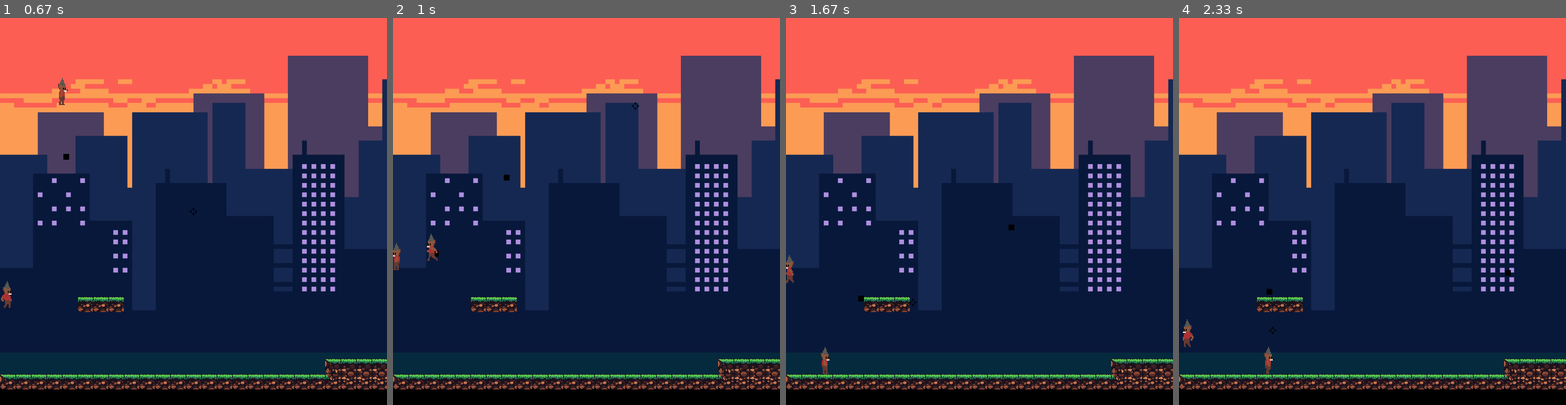
Above: before the commit, frames 1-4 (left to right).
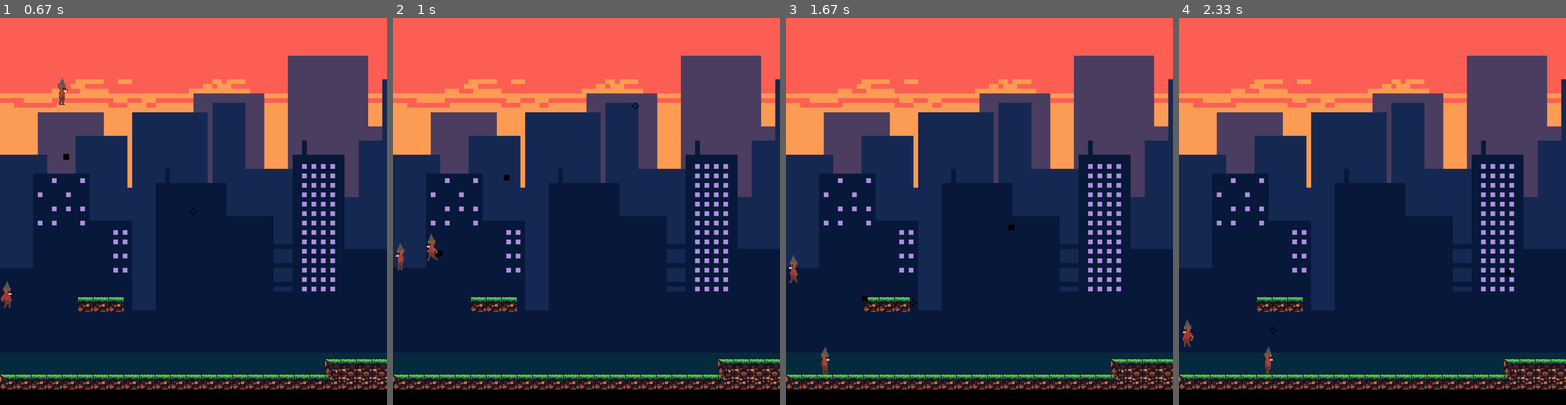
Above: after the commit, the same moments.

Repository: manucouto1/PyGame_5Gatos
Game: pygame game, started from src/main.py
Two runs of this game, one before a commit and one after it. Both use one fixed random seed, a clock stepped at 60 frames per second and the inputs below.
Inputs (mouse positions are in pixels of both pictures, inside the frame that each line leads up to):
- Up to frame 1 (0.67 s): click (193, 211) at 0.4 s
- Up to frame 2 (1 s): hold Space from 0.67 s (still down); hold Left from 0.67 s (still down); click (636, 107) at 0.77 s
- Up to frame 3 (1.67 s): release Space at 1.2 s; release Left at 1.2 s; hold A from 1.23 s (still down); move the mouse to (913, 304) at 1.27 s; tap Space at 1.3, 1.6 s; click (913, 304) at 1.33 s
- Up to frame 4 (2.33 s): release A at 1.77 s; hold Left 1.8-2.2 s; tap Space at 1.87, 2.3 s; click (1387, 257) at 1.9 s; hold W from 2.23 s (still down); move the mouse to (1271, 331) at 2.27 s

Frame 1 is identical in both runs. In frame 2, 0.2% of the frame differs, in the area x 0-13%, y 58-66%; in frame 3, 0.2%, in the area x 0-22%, y 61-74%; in frame 4, less than 0.1%.

Commit message:
Refactorizado para añadir director de escenas, toda la logica de dibujado y gestión de eventos se mueve adentro de Level

Diff:
--- a/src/game/game_control.py
+++ b/src/game/game_control.py
@@ -1,70 +1,61 @@
-import sys
 import pygame as pg
-import src.utils.assets as assets
-from levels.testLevel import TestLevel
 
-from src.game.level import Level
-
-SCREEN_WIDTH = 800
-SCREEN_HEIGHT = 800
-
-white = (255, 255, 255)
-
-SCREEN_SIZE = pg.Rect((0, 0, SCREEN_WIDTH, SCREEN_HEIGHT))
 FPS = 20
 
 
-class GameControl:
+class Director:
+    _instance = None
+
     def __init__(self):
         pg.init()
         pg.mouse.set_visible(False)
-        pg.display.set_caption("tutorial pygame parte 2")
+        pg.display.set_caption('5Gatos')
 
-        self.screen = pg.display.set_mode((SCREEN_WIDTH, SCREEN_HEIGHT))
-        self.current_level = 0
-        # TODO cargar levels desde json
-        self.levels = [TestLevel(), TestLevel()]
+        self.scenes = []
+        self.exit = False
+        self.clock = pg.time.Clock()
 
-    def control(self):
-        level = self.levels[self.current_level]
-        player = level.player
-        camera = level.camera
+    def __new__(cls):
+        if Director._instance is None:
+            Director._instance = object.__new__(cls)
 
-        self.screen.blit(self.levels[self.current_level].bg, (0, 0))
+        return Director._instance
 
-        for event in pg.event.get():
-            if event.type == pg.QUIT:
-                pg.quit()
-                sys.exit()
-            if event.type == pg.KEYDOWN:
-                # conditions for double jumping
-                if event.key in [pg.K_UP, pg.K_w, pg.K_SPACE]:
-                    player.jump()
-            if event.type == pg.MOUSEBUTTONDOWN:
-                # mouse shutting
-                if len(level.bullets) < 5:
-                    # look to shoot direction
-                    bullet = player.shoot(camera)
-                    level.bullets.add(bullet)
+    def exit_scene(self):
+        self.exit = True
+        if len(self.scenes) > 0:
+            self.scenes.pop()
 
-        pressed = pg.key.get_pressed()
+    def exit_program(self):
+        self.scenes = []
+        self.exit = True
 
-        if pressed[pg.K_LEFT] or pressed[pg.K_a]:
-            player.move_left()
-        if pressed[pg.K_RIGHT] or pressed[pg.K_d]:
-            player.move_right()
+    def change_scene(self, scene):
+        self.exit_scene()
+        self.scenes.append(scene)
 
-        screen_rect = self.screen.get_rect()
-        screen_rect[2] += level.map_width * level.tile_size - SCREEN_WIDTH
-        player.rect.clamp_ip(screen_rect)
+    def stack_scene(self, scene):
+        self.exit = True
+        self.scenes.append(scene)
 
-    def init_level(self):
-        self.levels[self.current_level].load_player(SCREEN_SIZE)
-        self.levels[self.current_level].load_platforms()
-        self.levels[self.current_level].load_enemies()
+    def run(self):
+        while len(self.scenes) > 0:
+            scene = self.scenes[len(self.scenes) - 1]
+            self.loop(scene)
 
-    def update(self):
-        self.levels[self.current_level].update()
+    def loop(self, scene):
+        self.exit = False
 
-    def draw(self):
-        self.levels[self.current_level].draw(self.screen)
+        pg.event.clear()
+
+        while not self.exit:
+            scene.events(pg.event.get())
+
+            scene.update()
+
+            scene.draw()
+
+            pg.display.update()
+            self.clock.tick(FPS)
+
+            # pg.display.flip()
--- a/src/game/level.py
+++ b/src/game/level.py
@@ -1,5 +1,6 @@
 import json
-import os
+import sys
+
 import src.utils.assets as assets
 import pygame as pg
 
@@ -17,6 +18,10 @@
         with open(config_path) as f:
             config = json.load(f)
             if config is not None:
+                self.bg = None
+                self.screen_size = (800, 800)
+                self.screen_rect = pg.Rect((0, 0, 800, 800))
+                self.screen = pg.display.set_mode(self.screen_size)
                 self.level_name = level_name
                 self.tile_size = config["tile_size"]
                 self.map_width = config["map_width"]
@@ -31,10 +36,13 @@
                 self.bullets = None
             else:
                 raise ValueError("Problems with level config file")
+        self.load_player()
+        self.load_enemies()
+        self.load_platforms()
 
-    def load_player(self, screen_size):
+    def load_player(self):
         self.player = Player(32, 64, 16, 8)
-        self.camera = Camera(self.player, pg.Rect(0, 0, self.map_width * 32, self.map_height * 32), screen_size)
+        self.camera = Camera(self.player, pg.Rect(0, 0, self.map_width * 32, self.map_height * 32), self.screen_rect)
         self.bullets = CustomGroup(self.camera.cam)
 
     def load_platforms(self):
@@ -47,6 +55,29 @@
         # todo Cargar enemigos desde json
         self.enemies = CustomGroup(self.camera.cam)
         Enemy(32, 64, 16, 8, self.enemies)
+
+    def events(self, events):
+        for event in events:
+            if event.type == pg.QUIT:
+                pg.quit()
+                sys.exit()
+            if event.type == pg.KEYDOWN:
+                # conditions for double jumping
+                if event.key in [pg.K_UP, pg.K_w, pg.K_SPACE]:
+                    self.player.jump()
+            if event.type == pg.MOUSEBUTTONDOWN:
+                # mouse shutting
+                if len(self.bullets) < 5:
+                    # look to shoot direction
+                    bullet = self.player.shoot(self.camera)
+                    self.bullets.add(bullet)
+
+        pressed = pg.key.get_pressed()
+
+        if pressed[pg.K_LEFT] or pressed[pg.K_a]:
+            self.player.move_left()
+        if pressed[pg.K_RIGHT] or pressed[pg.K_d]:
+            self.player.move_right()
 
     def update(self):
         pg.sprite.groupcollide(self.bullets, self.platforms, True, False)
@@ -63,9 +94,13 @@
         self.camera.update(self.platforms)
         self.cursor.update(pg.mouse.get_pos())
 
-    def draw(self, screen):
-        self.camera.draw(screen)
-        self.cursor.draw(screen)
-        self.platforms.draw(screen)
-        self.bullets.draw(screen)
-        self.enemies.draw(screen)
+    def draw(self):
+        self.screen.blit(self.bg, (0, 0))
+        screen_rect = self.screen.get_rect()
+        screen_rect[2] += self.map_width * self.tile_size - self.screen_size[0]
+        self.player.rect.clamp_ip(screen_rect)
+        self.camera.draw(self.screen)
+        self.cursor.draw(self.screen)
+        self.platforms.draw(self.screen)
+        self.bullets.draw(self.screen)
+        self.enemies.draw(self.screen)
--- a/src/levels/testLevel.py
+++ b/src/levels/testLevel.py
@@ -6,3 +6,9 @@
     def __init__(self):
         super().__init__('test_level')
         self.bg = assets.load_image("background.png")
+
+
+class TestLevel2(Level):
+    def __init__(self):
+        super().__init__('test_level')
+        self.bg = assets.load_image("background2.png")
--- a/src/main.py
+++ b/src/main.py
@@ -1,24 +1,18 @@
 #!/usr/bin/env python
 # -*- coding: utf-8 -*-
 import pygame as pg
-from src.game.game_control import GameControl
+
+from levels.testLevel import TestLevel
+from src.game.game_control import Director
 
 FPS = 20
 
 
 def main():
-    # Main loop
-    clock = pg.time.Clock()
 
-    game = GameControl()
-    game.init_level()
-
-    while True:
-        game.control()
-        game.update()
-        game.draw()
-        pg.display.update()
-        clock.tick(FPS)
+    game = Director()
+    game.stack_scene(TestLevel())
+    game.run()
 
 
 if __name__ == "__main__":
